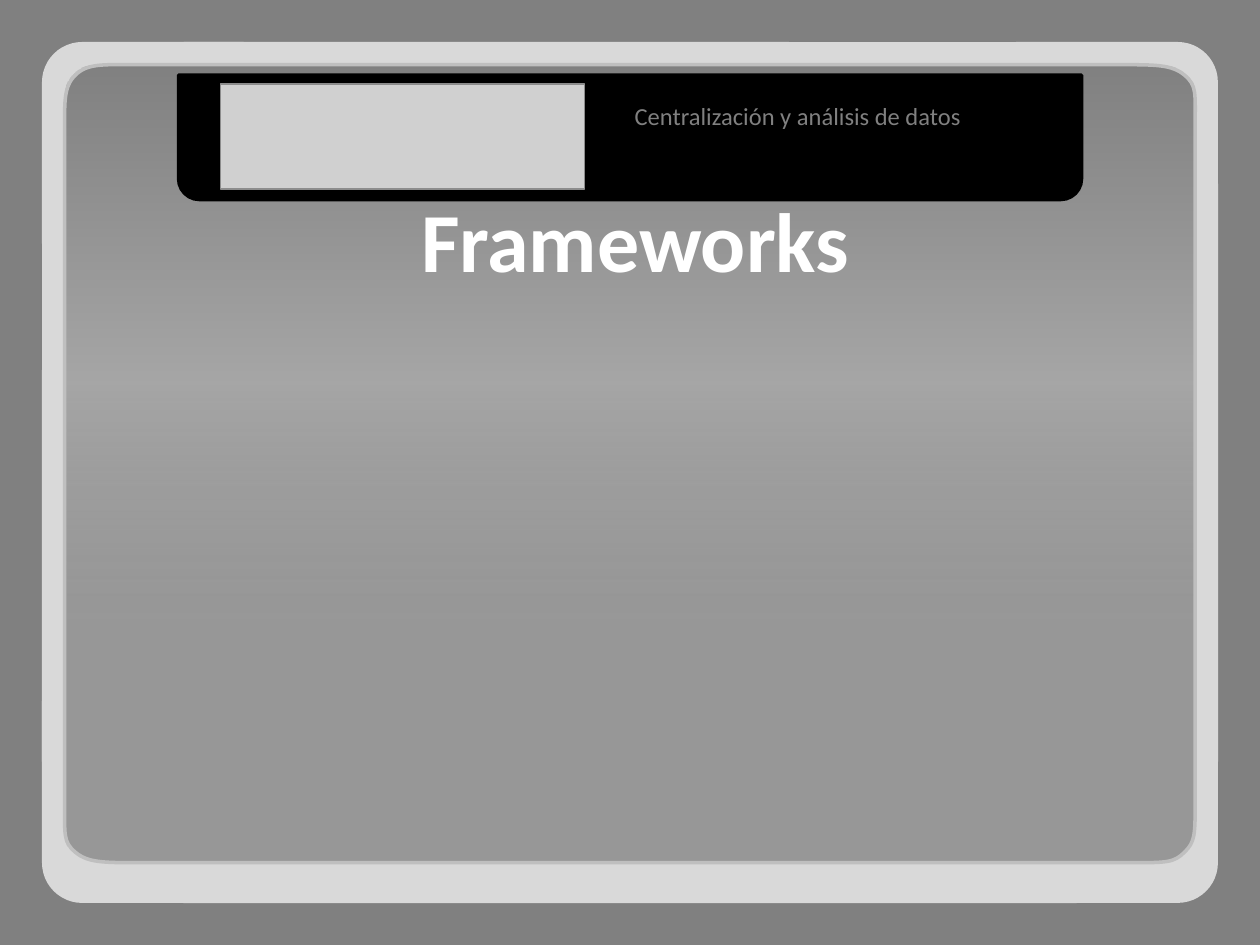
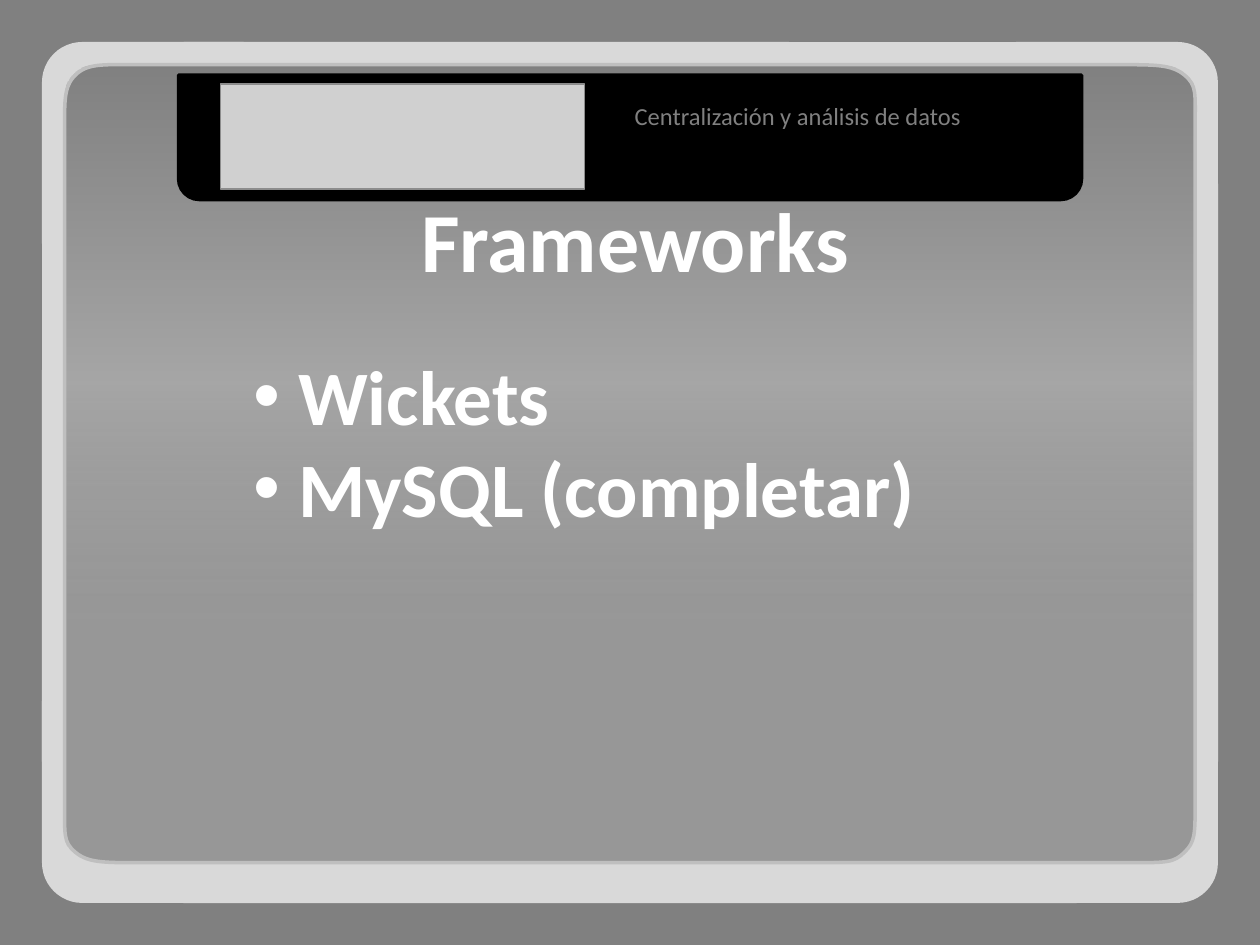
Before and after one commit to adrianachelotti/tallerdesarrollo1ero2011, a slide deck: slide 6 of Presentacion/Tecnica/Presentacion Tecnica.pptx. Drawn at 1260x945 pixels with LibreOffice and Linux fonts; fonts in the diff are those of the drawing; grey boxes stand for pictures. Boxes give left, top, right and bottom in pixels: in the first picture for what was removed or moved away, otherwise in the second. Text is boxed around its words. In the diff, an @@ line names an element or a change of style, - is before the commit and + after.

```diff
--- a/Presentacion/Tecnica/Presentacion Tecnica.pptx
+++ b/Presentacion/Tecnica/Presentacion Tecnica.pptx
@@ text added at (x1=298, y1=371, x2=914, y2=529), 44 pt, text #FFFFFF, bold @@
+• Wickets
+• MySQL (completar)
```
Also in this commit, not shown: 1 other slide changed.
